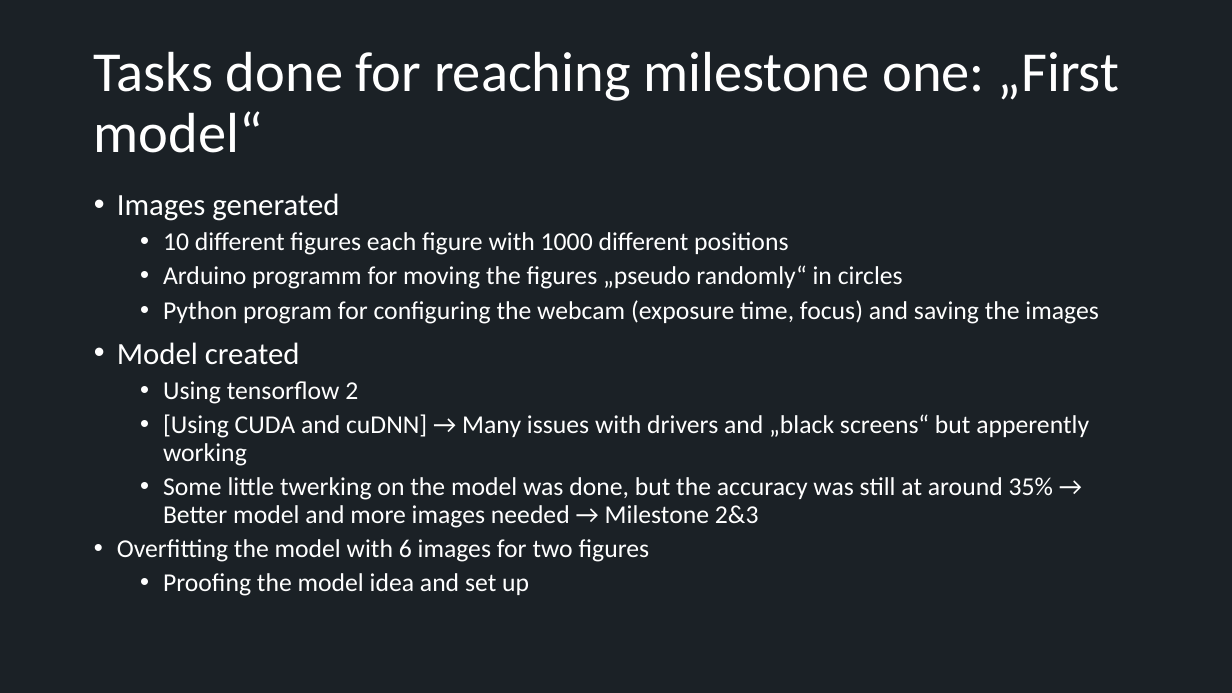
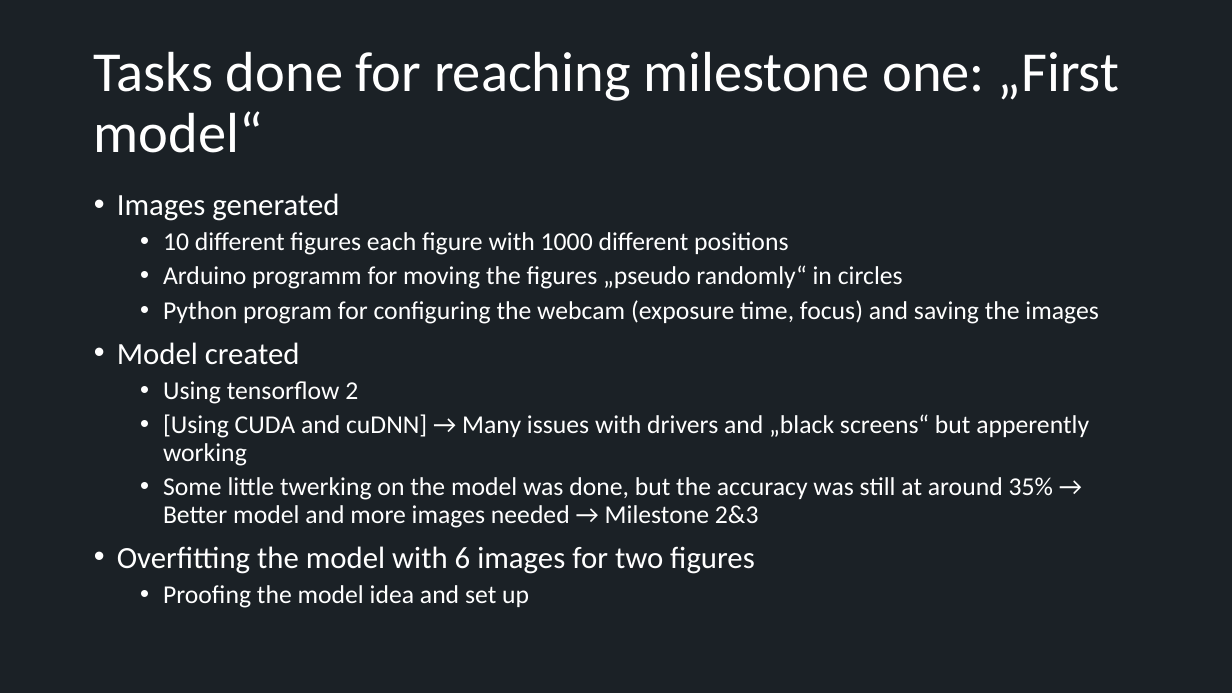
Before and after one commit to GreNait/technical-thesis, a slide deck: slide 18 of status_quo.pptx (slide 8 before the commit). Drawn at 1232x693 pixels with LibreOffice and Linux fonts; fonts in the diff are those of the drawing. Boxes give left, top, right and bottom in pixels: in the first picture for what was removed or moved away, otherwise in the second. Text is boxed around its words. In the diff, an @@ line names an element or a change of style, - is before the commit and + after.

```diff
--- a/status_quo.pptx
+++ b/status_quo.pptx
@@ text at (117,546,755,574): size 20 to 24 pt in "Overfitting the model with 6 images for ..."; more space between paragraphs @@
```
Also in this commit, not shown: 3 other slides changed, 10 slides added.
